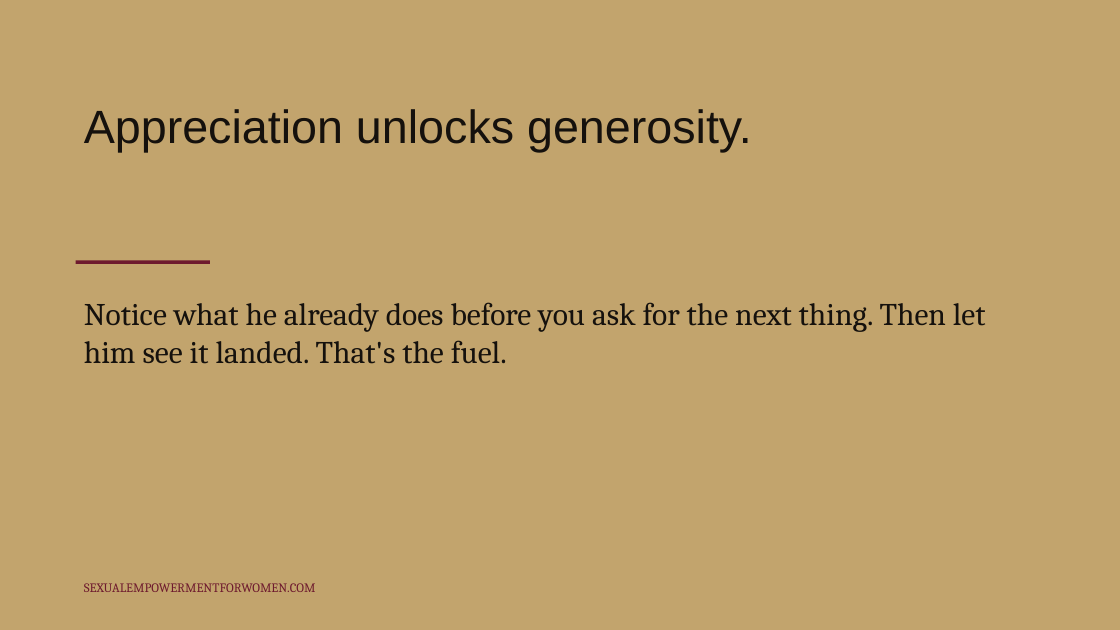
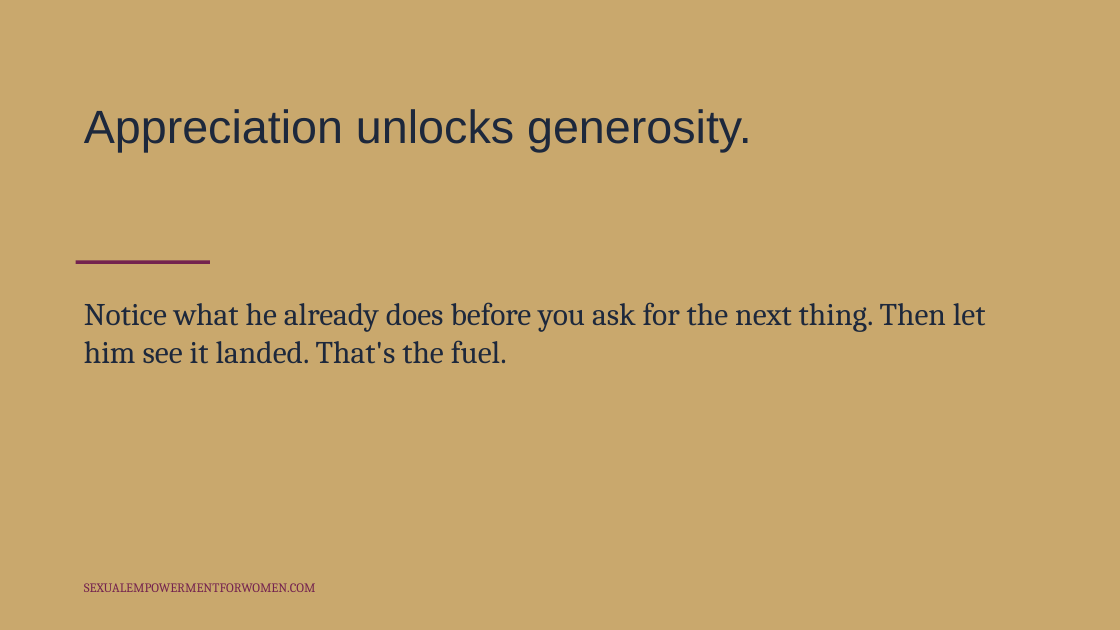
Before and after one commit to tarisha-starr/GitHub-folder, a slide deck: slide 12 of content/sessions/slides/Session-2-Speaking-It-So-Youre-Heard.pptx. Drawn at 1120x630 pixels with LibreOffice and Linux fonts; fonts in the diff are those of the drawing. Boxes give left, top, right and bottom in pixels: in the first picture for what was removed or moved away, otherwise in the second. Text is boxed around its words. In the diff, an @@ line names an element or a change of style, - is before the commit and + after.

```diff
--- a/content/sessions/slides/Session-2-Speaking-It-So-Youre-Heard.pptx
+++ b/content/sessions/slides/Session-2-Speaking-It-So-Youre-Heard.pptx
@@ background #C2A46D to #C9A86D @@
@@ text "Appreciation unlocks generosity." at [84, 109, 752, 152]: text colour #15110D to #1D283C @@
@@ rectangle at [76, 260, 210, 264]: fill #6E1A2E to #74234F @@
@@ text "Notice what he already does ..." at [84, 302, 986, 364]: text colour #15110D to #1D283C @@
@@ text "SEXUALEMPOWERMENTFORWOMEN.COM" at [84, 583, 316, 592]: text colour #6E1A2E to #74234F @@
```
Also in this commit, not shown: 16 other slides changed, 9 other files.
